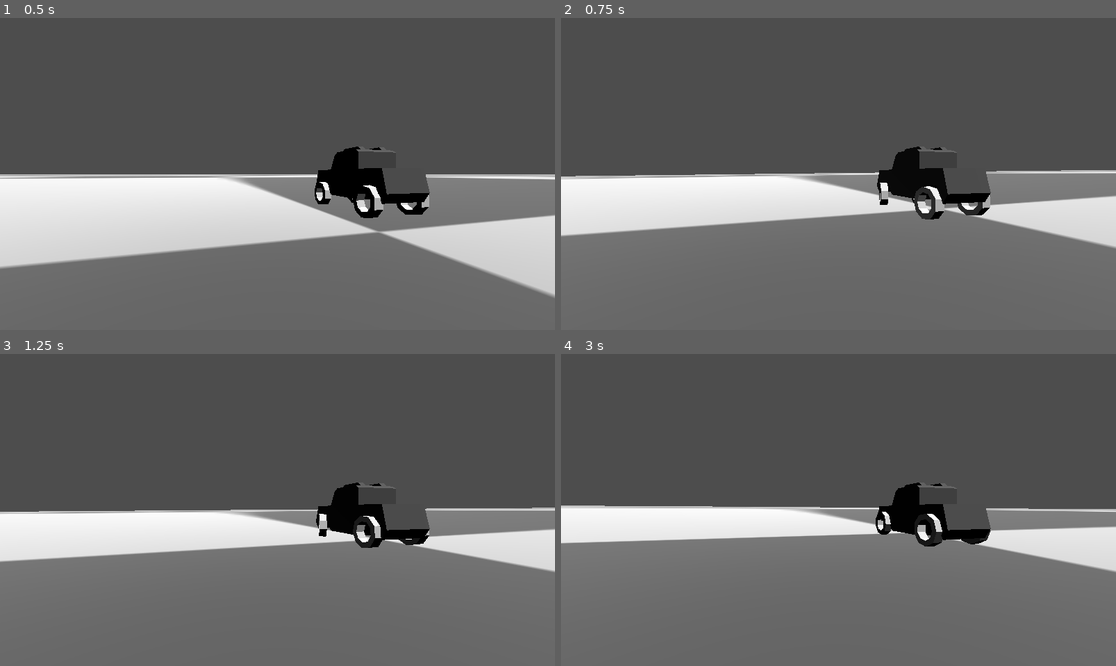
Above: before the commit, frames 1-4 (two rows, left to right).
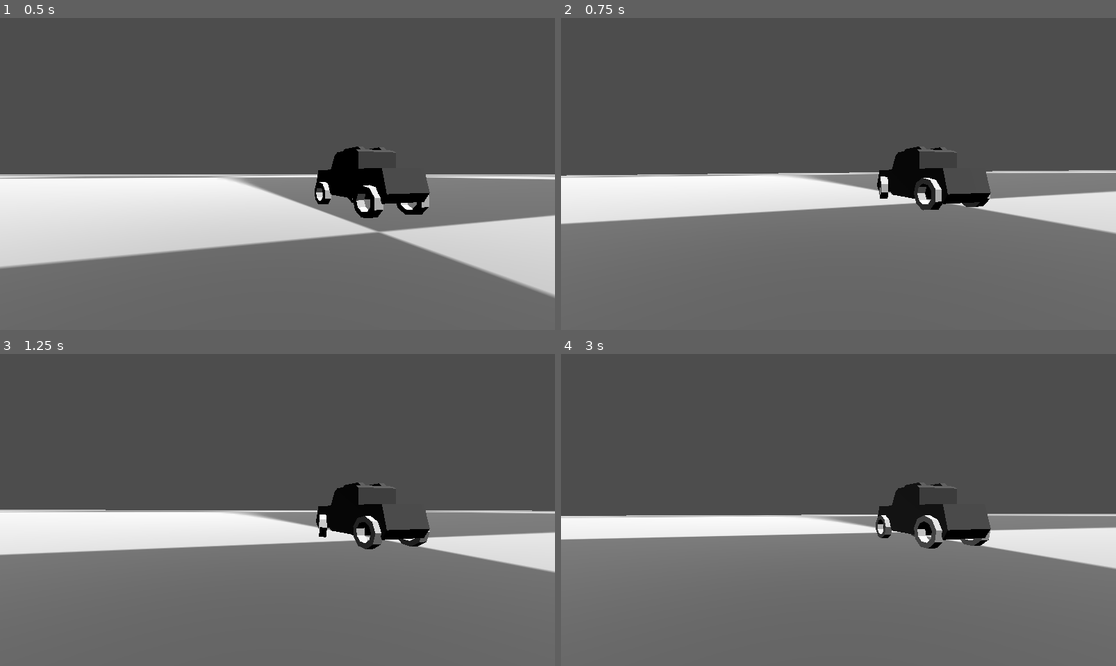
Above: after the commit, the same moments.

Repository: luankaike-code/jh_conclusao_dev
Game: Godot game, scene res://scenes/worlds/test/test_world.tscn
Same seed, same stepped clock (60 frames per second), same inputs: the game is played once before the commit and once after it.
Inputs:
- Up to frame 1 (0.5 s): no input
- Up to frame 2 (0.75 s): hold D (game_turn_right) from 0.53 s (still down); tap S (game_deceleration) at 0.6 s
- Up to frame 3 (1.25 s): keep holding D (game_turn_right)
- Up to frame 4 (3 s): release D (game_turn_right) at 1.28 s; hold A (game_turn_left) 1.28-2.03 s; tap S (game_deceleration) at 1.35, 2.1, 2.85 s; hold D (game_turn_right) 2.03-2.78 s; hold W (game_acceleration) from 2.78 s (still down)

Frame 1 is identical in both runs. In frame 2, 5.2% of the frame differs, in the area x 0-100%, y 48-74%; in frame 3, 2.2%; in frame 4, 3.9%.

Commit message:
Fix car physic

Diff:
--- a/code-tcc-jh/scenes/raycast_car/raycast_car.tscn
+++ b/code-tcc-jh/scenes/raycast_car/raycast_car.tscn
@@ -7,11 +7,11 @@
 [sub_resource type="StandardMaterial3D" id="StandardMaterial3D_scyro"]
 albedo_color = Color(0.35656494, 0.3565649, 0.3565649, 1)
 
-[sub_resource type="ConvexPolygonShape3D" id="ConvexPolygonShape3D_lsq2b"]
-points = PackedVector3Array(0.5661, 2.4687648, -1.61972, -2.0370998, -0.98897487, -6.4970074, -2.0353901, -0.859937, -6.6190147, 1.0719874, -1.0661509, -6.6568522, -2.1032507, -1.0661509, 1.1466236, 1.0719874, -1.0661509, 1.1466236, -1.9642761, 2.234621, -3.5442696, 1.0719874, 1.0504155, -6.6568522, -2.1032507, 1.0504155, 1.1466236, 1.0719874, 1.0504155, 1.1466236, -2.1032507, 1.0504155, -6.6568522, 0.9330127, 2.234621, -3.5442696, -1.6032, 2.4782858, -1.6129253, -1.6032, 2.4782858, -3.1825047, -2.0370998, -0.48127267, -6.8774366, 1, -0.09804716, -6.861874, 0.5661, 2.4687648, -3.1804683, 0.95815986, 2.2597666, -1.2249995, -1.9894232, 2.2597666, -1.2249995, -2.0370998, -0.48127267, 1.2362659, 1, -0.09804716, 1.2207035, -2.0370035, -0.10139565, -6.87718, 1, -0.47641104, -6.861874, -2.0370998, -0.10145178, 1.2362659, 1, -0.47641104, 1.2207035)
+[sub_resource type="ConvexPolygonShape3D" id="ConvexPolygonShape3D_46vcx"]
+points = PackedVector3Array(-2.0371037, -1, -6.499807, -2.0371037, -0.42638445, -6.9885178, 1, -1, -6.499807, -2.0371037, -1, 0.99974346, 1, -0.42638445, -6.9885178, -2.0371037, 0.9997164, -6.499807, 1, -1, 0.99974346, -2.0371037, -0.42638445, 1.3464918, 1, 0.9997164, -6.499807, -2.0371037, 2.306055, -3.4361851, -1.6033591, 2.5259066, -3.1612341, 1, -0.42638445, 1.3464918, -2.0371037, 0.9997164, 0.99974346, 0.56595826, 2.5259066, -3.1612341, 1, 2.306055, -3.4361851, -2.0371037, 2.306055, -1.3051119, -1.6033591, 2.5259066, -1.5800624, 1, 0.9997164, 0.99974346, 0.56595826, 2.5259066, -1.5800624, 1, 2.306055, -1.3051119)
 
 [node name="RaycastCar" type="RigidBody3D" unique_id=1540622167 node_paths=PackedStringArray("wheels")]
-mass = 50.0
+mass = 25.0
 script = ExtResource("1_46vcx")
 wheels = [NodePath("RaycastWheelBL"), NodePath("RaycastWheelBR"), NodePath("RaycastWheelFL"), NodePath("RaycastWheelFR")]
 
@@ -20,32 +20,36 @@
 material_override = SubResource("StandardMaterial3D_scyro")
 mesh = ExtResource("1_lsq2b")
 
-[node name="CollisionShape3D" type="CollisionShape3D" parent="." unique_id=1308676229]
-transform = Transform3D(1, 0, 0, 0, 1, 0, 0, 0, 1, 0.41994333, 0, 2.6719337)
-shape = SubResource("ConvexPolygonShape3D_lsq2b")
+[node name="CollisionShape3D" type="CollisionShape3D" parent="." unique_id=290242511]
+transform = Transform3D(1, 0, 0, 0, 1, 0, 0, 0, 1, 0.4687009, 0, 2.6719337)
+shape = SubResource("ConvexPolygonShape3D_46vcx")
 
 [node name="RaycastWheelFL" parent="." unique_id=2125478287 instance=ExtResource("2_scyro")]
 transform = Transform3D(1, 0, 0, 0, 1, 0, 0, 0, 1, -1.677, -0.99801254, -2.852)
-suspension_strength = 5000.0
+suspension_strength = 10000.0
 damping_strength = 50.0
-extend_suspension_len = 0.2
+rest_distance = 0.7
+extend_suspension_len = 0.3
 
 [node name="RaycastWheelFR" parent="." unique_id=1939493024 instance=ExtResource("2_scyro")]
 transform = Transform3D(1, 0, 0, 0, 1, 0, 0, 0, 1, 1.677, -0.99801254, -2.852)
-suspension_strength = 5000.0
+suspension_strength = 10000.0
 damping_strength = 50.0
-extend_suspension_len = 0.2
+rest_distance = 0.7
+extend_suspension_len = 0.3
 
 [node name="RaycastWheelBL" parent="." unique_id=37950975 instance=ExtResource("2_scyro")]
 transform = Transform3D(0.99999994, 0, 0, 0, 0.99999994, 0, 0, 0, 1, -1.6772771, -0.9982915, 2.6555295)
-suspension_strength = 5000.0
+suspension_strength = 10000.0
 damping_strength = 50.0
-extend_suspension_len = 0.2
+rest_distance = 0.7
+extend_suspension_len = 0.3
 has_motor = true
 
 [node name="RaycastWheelBR" parent="." unique_id=246883373 instance=ExtResource("2_scyro")]
 transform = Transform3D(0.99999875, -0.0015678873, -0.00016444211, 0.0015677918, 0.99999857, -0.00056761777, 0.00016534884, 0.0005673543, 0.9999998, 1.677, -0.99801254, 2.656)
-suspension_strength = 5000.0
+suspension_strength = 10000.0
 damping_strength = 50.0
-extend_suspension_len = 0.2
+rest_distance = 0.7
+extend_suspension_len = 0.3
 has_motor = true
--- a/code-tcc-jh/scenes/raycast_car/raycast_wheel/raycast_wheel.gd
+++ b/code-tcc-jh/scenes/raycast_car/raycast_wheel/raycast_wheel.gd
@@ -21,13 +21,14 @@
 
 func _ready() -> void:
 	wheel_model_radius = model.get_aabb().size.y/2
+	ray.add_exception(get_parent())
 
 func _update_suspension_len(delta: float):
 	var suspension_len = -(rest_distance + wheel_model_radius + extend_suspension_len)
 	ray.target_position.y = move_toward(ray.target_position.y, suspension_len, delta)
 
 func _get_point_velocity_using_raycast_car(car: RaycastCar, point: Vector3) -> Vector3:
-	return car.linear_velocity + car.angular_velocity.cross(car.to_local(point))
+	return car.linear_velocity + car.angular_velocity.cross(point - car.global_position)
 
 func _turn(turn_dir: float, delta: float) -> void:
 	if turn_dir:
@@ -54,7 +55,7 @@
 		return
 
 	## APPLY SUSPENSION FORCE
-	var middle_wheel := car.to_local(model.global_position)
+	var middle_wheel := (model.global_position - Vector3(0, wheel_model_radius, 0)) - car.global_position
 	var up_dir := global_transform.basis.y.normalized()
 	var ray_normal := ray.get_collision_normal()
 	var contact := ray.get_collision_point()
@@ -69,7 +70,7 @@
 	var damping_force := damping_strength * contact_rel_velocity
 
 	var up_force := (suspension_force - damping_force) * ray_normal
-
+	print(up_force)
 	car.apply_force(up_force, middle_wheel)
 
 	## APPLY TURN FORCE
@@ -87,7 +88,7 @@
 	var friction_vel := -back_dir.dot(wheel_vel)
 	var friction_force := car.global_basis.z * friction_vel * traction * apply_mass_in_wheel
 
-	var x_force_pos := car.to_local(contact)
+	var x_force_pos := contact - car.global_position
 	car.apply_force(x_force, x_force_pos)
 	car.apply_force(friction_force, x_force_pos)
 
